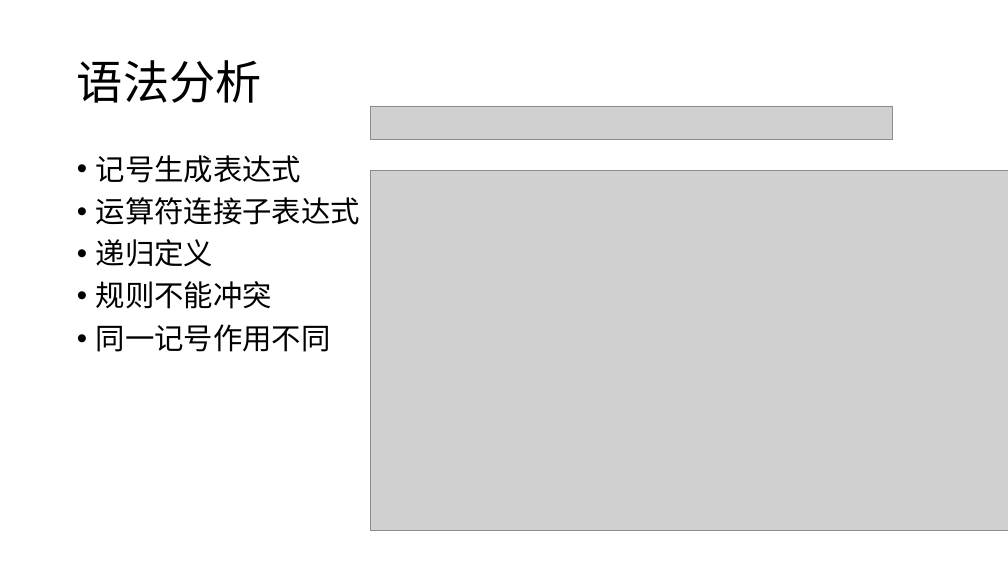
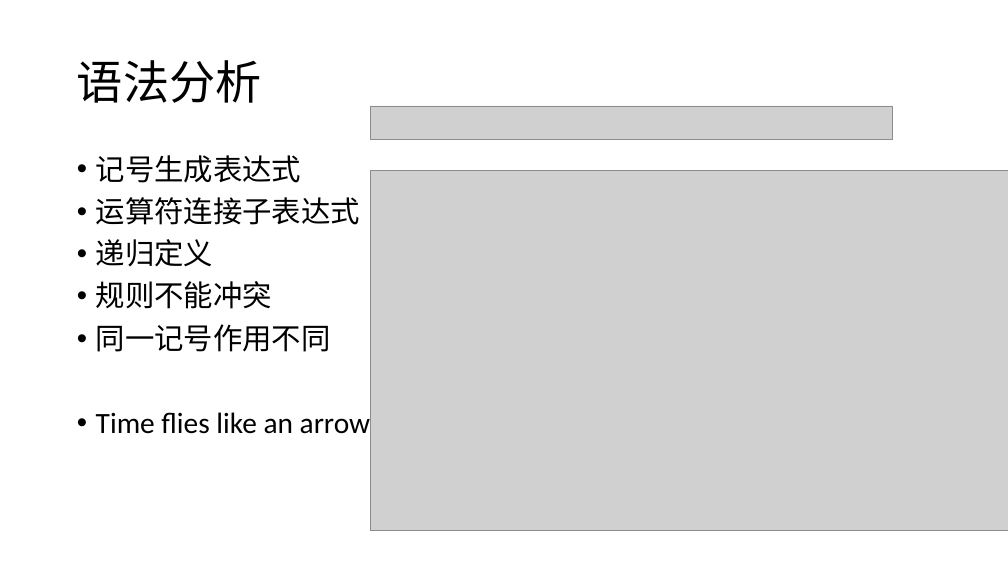
Before and after one commit to nedchu/sng-noip-2018-autumn, a slide deck: slide 28 of 2018-11-24/Slide.pptx (slide 27 before the commit). Drawn at 1008x567 pixels with LibreOffice and Linux fonts; fonts in the diff are those of the drawing; grey boxes stand for pictures. Boxes give left, top, right and bottom in pixels: in the first picture for what was removed or moved away, otherwise in the second. Text is boxed around its words. In the diff, an @@ line names an element or a change of style, - is before the commit and + after.

```diff
--- a/2018-11-24/Slide.pptx
+++ b/2018-11-24/Slide.pptx
@@ text at (x1=96, y1=412, x2=370, y2=434): paragraph added @@
+• Time flies like an arrow
```
Also in this commit, not shown: 4 other slides changed, 2 slides added, 1 other file.
